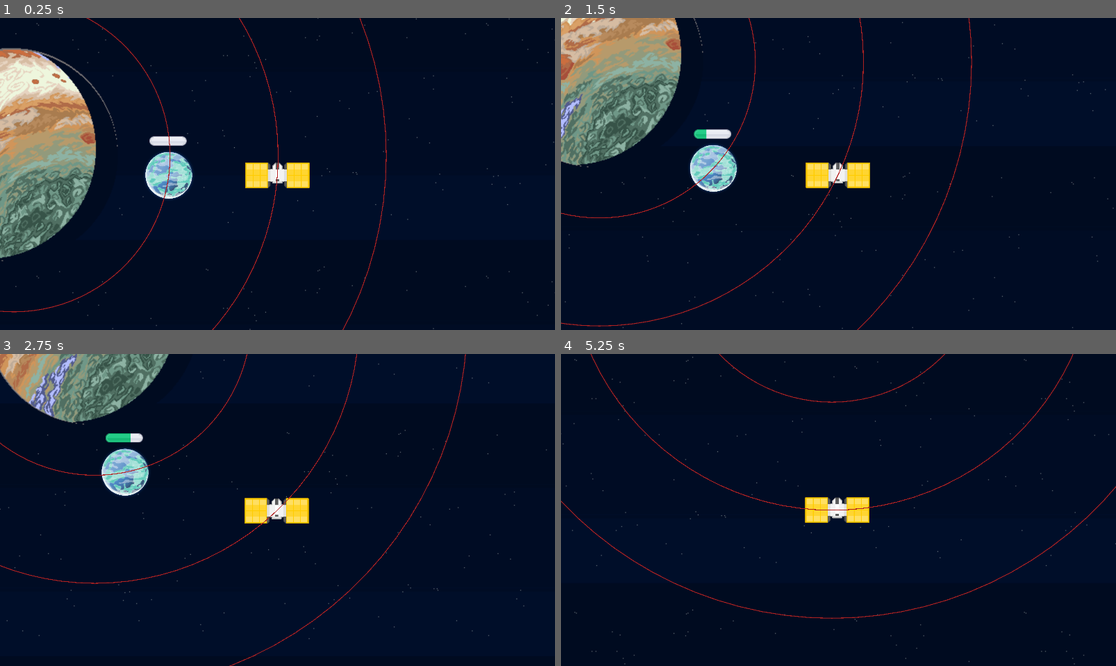
Above: before the commit, frames 1-4 (two rows, left to right).
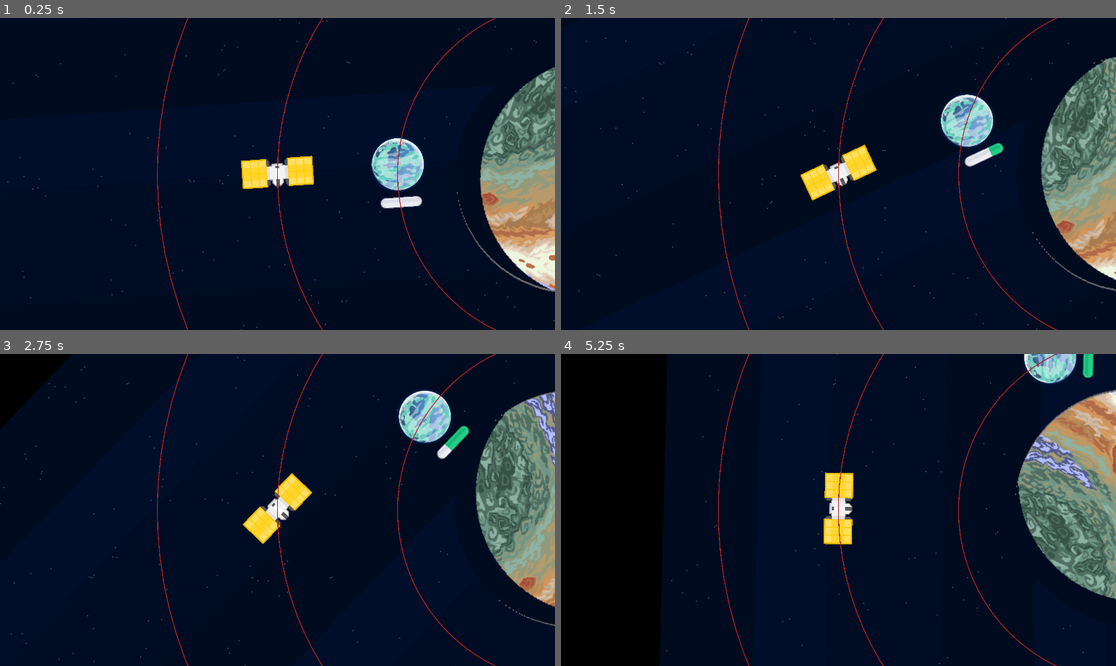
Above: after the commit, the same moments.

Repository: ThreeChooseOne/loopiter
Game: Godot game, scene res://main.tscn
The game is run twice, just before and just after one commit, with the same random seed, the same clock (stepped at 60 frames per second) and the same inputs.
Inputs (mouse positions are in pixels of both pictures, inside the frame that each line leads up to):
- Up to frame 1 (0.25 s): no input
- Up to frame 2 (1.5 s): tap Enter at 0.5 s; move the mouse to (960, 158) at 0.52 s; hold Right 0.53-1.28 s; click (960, 158) at 0.67 s; tap Space at 0.77 s; move the mouse to (727, 189) at 1.27 s; hold Down from 1.28 s (still down)
- Up to frame 3 (2.75 s): tap Space at 1.52 s; move the mouse to (333, 441) at 2.02 s; release Down at 2.03 s; hold Right from 2.03 s (still down)
- Up to frame 4 (5.25 s): move the mouse to (810, 572) at 2.77 s; release Right at 2.78 s; hold Up 2.78-3.53 s; click (810, 572) at 2.92 s; tap Space at 3.02, 3.77, 4.52 s; move the mouse to (1005, 556) at 3.52 s; hold Left 3.53-5.03 s; move the mouse to (672, 463) at 4.27 s; move the mouse to (866, 510) at 5.02 s; hold Down from 5.03 s (still down); click (866, 510) at 5.17 s

The runs differ from the first frame. In frame 1, 21% of the frame differs, in the area x 0-100%, y 0-100%; in frame 2, 21%; in frame 3, 18%; in frame 4, 31%.

Commit message:
Camera spin

Diff:
--- a/main.gd
+++ b/main.gd
@@ -42,3 +42,5 @@
 
 func _process(delta: float) -> void:
 	camera.position = player.position
+	var player_angle = player.progress_ratio * TAU
+	camera.rotation = player_angle + PI # Add PI to flip camera 180 degrees
--- a/main.tscn
+++ b/main.tscn
@@ -44,5 +44,6 @@
 
 [node name="PlayerCamera" type="Camera2D" parent="."]
 unique_name_in_owner = true
-zoom = Vector2(2.7, 2.7)
+ignore_rotation = false
+zoom = Vector2(3, 3)
 script = ExtResource("9_kek77")
